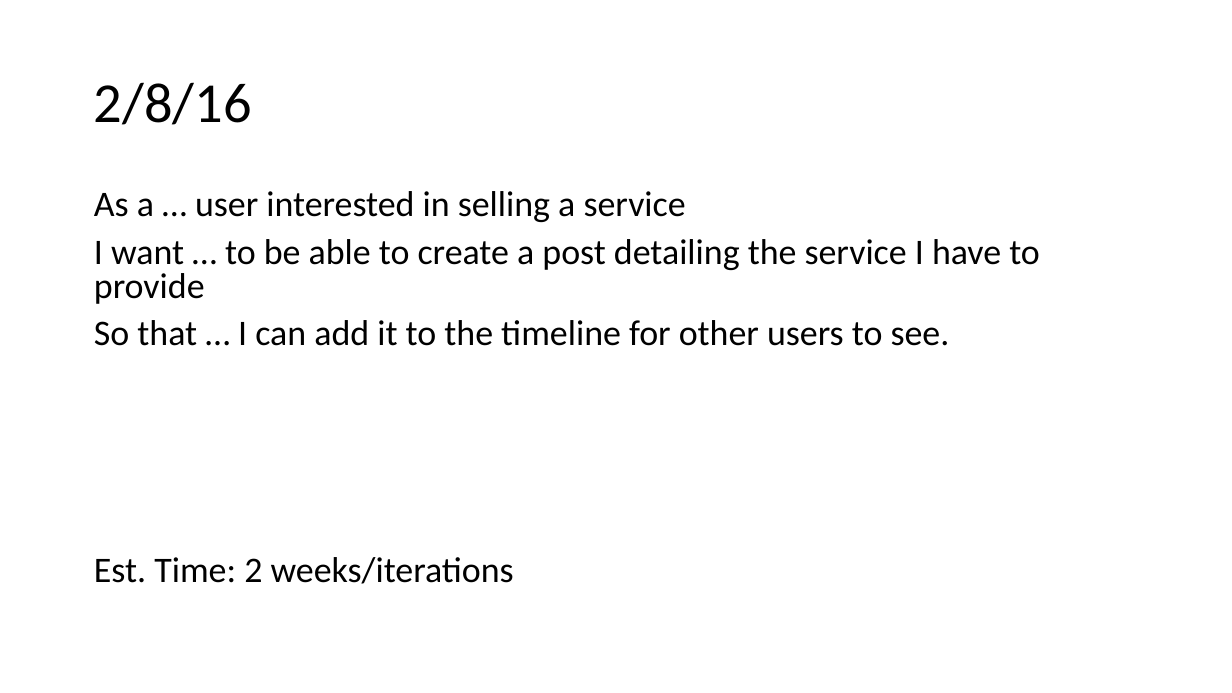
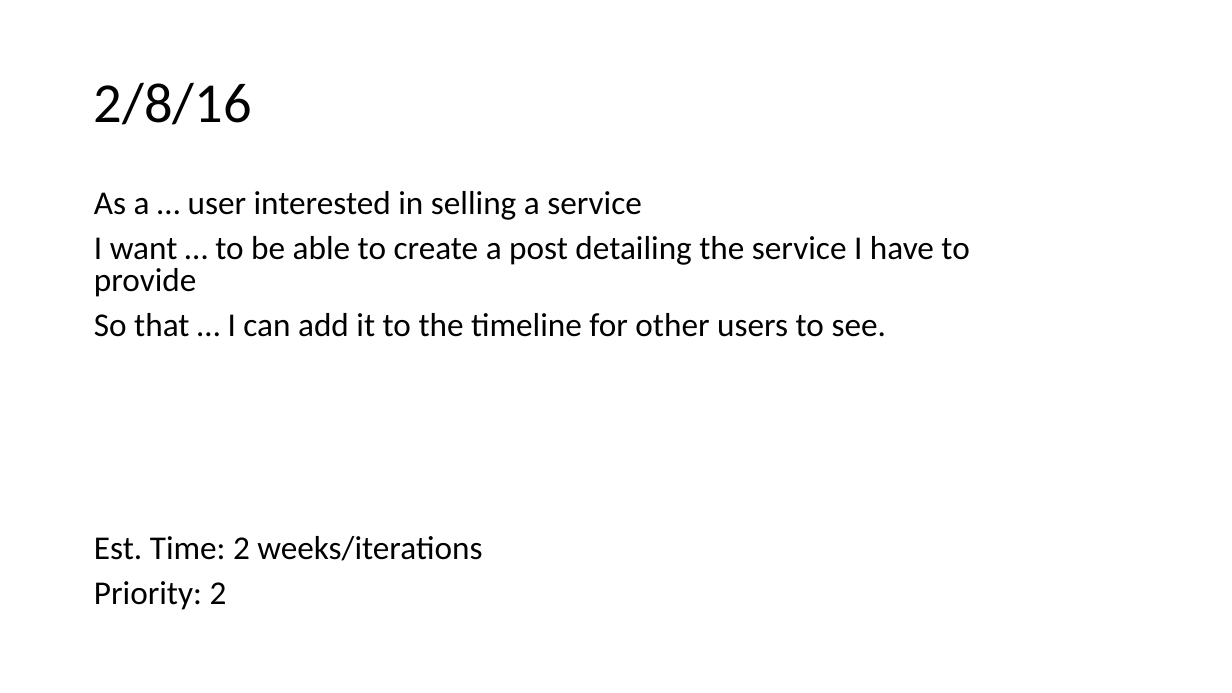
Before and after one commit to ucsdCSE110wi16/CSE110M240T11, a slide deck: slide 3 of UserStoriesV2.pptx (slide 11 before the commit). Drawn at 1232x693 pixels with LibreOffice and Linux fonts; fonts in the diff are those of the drawing. Boxes give left, top, right and bottom in pixels: in the first picture for what was removed or moved away, otherwise in the second. Text is boxed around its words. In the diff, an @@ line names an element or a change of style, - is before the commit and + after.

Commit message:
user story

```diff
--- a/UserStoriesV2.pptx
+++ b/UserStoriesV2.pptx
@@ text at [94, 191, 969, 561]: size 28 to 25.9 pt @@
@@ text at [94, 581, 227, 610]: paragraph added @@
+Priority: 2
```
Also in this commit, not shown: 9 other slides changed, 1 slide added.
